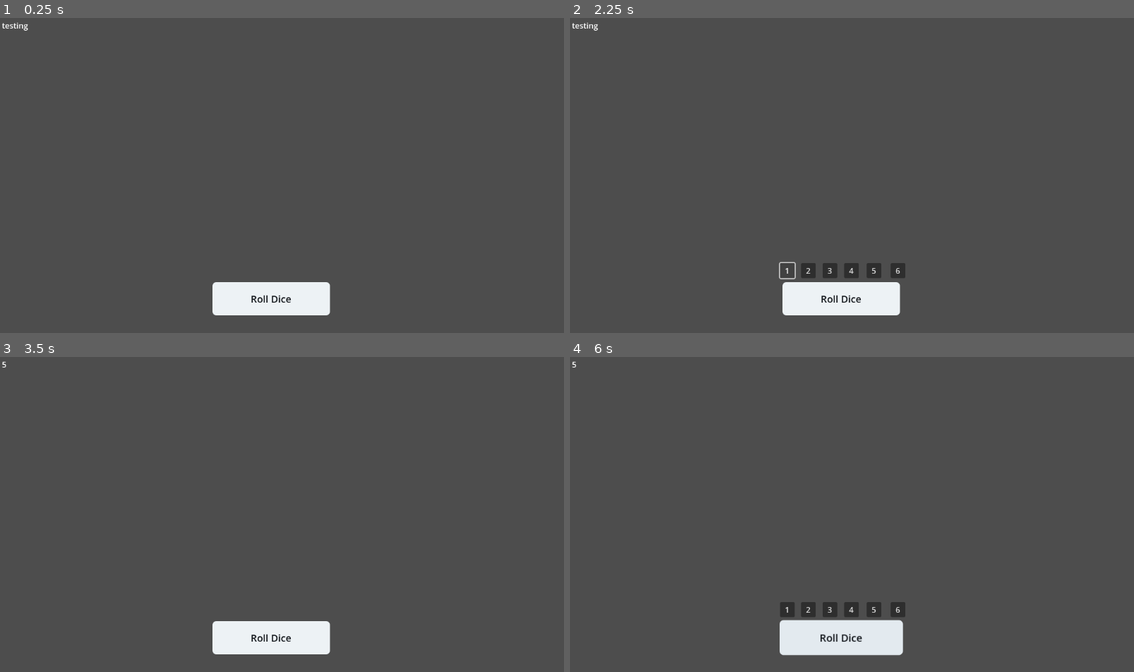
Above: before the commit, frames 1-4 (two rows, left to right).
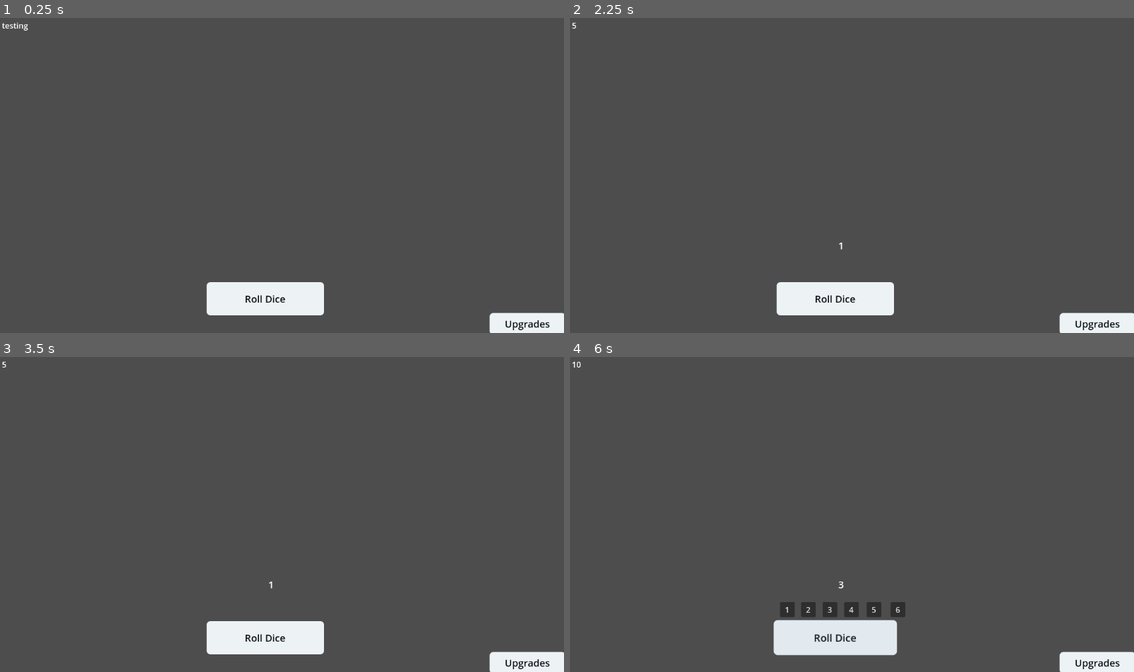
Above: after the commit, the same moments.

Repository: BigPurplePig/testing
Game: Godot game, scene res://node_2d.tscn
The game is run twice, just before and just after one commit, with the same random seed, the same clock (stepped at 60 frames per second) and the same inputs.
Inputs (mouse positions are in pixels of both pictures, inside the frame that each line leads up to):
- Up to frame 1 (0.25 s): no input
- Up to frame 2 (2.25 s): click "Roll Dice" at 0.5 s; click (1100, 323) at 1.25 s, where only the run after the commit has a clickable "Upgrades"; click "1" at 2 s
- Up to frame 3 (3.5 s): click (236, 609) at 2.75 s, where only the run before the commit has a clickable "2"
- Up to frame 4 (6 s): click "Roll Dice" at 3.5 s; click "3" at 4.25 s; click (1100, 662) at 5 s, where only the run after the commit has a clickable "Upgrades"; click "Roll Dice" at 5.75 s

The runs differ from the first frame. In frame 1, 1.2% of the frame differs, in the area x 36-100%, y 83-100%; in frame 2, 1.9%, in the area x 0-100%, y 1-100%; in frame 3, 1.2%; in frame 4, 1.3%.
Error before the commit: Error setting property 'text' with value of type int. (res://amount.gd:25)

Commit message:
fixed button

Diff:
--- a/amount.gd
+++ b/amount.gd
@@ -22,4 +22,4 @@
 	for i in range(len(DiceOptions.choice)):
 		if DiceOptions.choice[i] == label.user_rolls[i]:
 			money += correct_money*multiplier
-			text = money
+			text = str(money)
--- a/dice_options.gd
+++ b/dice_options.gd
@@ -3,7 +3,7 @@
 #choice detects which choice the user has made
 var choice = []
 
-var num_die = 2
+var num_die = 1
 var choice_count = 0
 var label
 var amount
--- a/label.gd
+++ b/label.gd
@@ -11,7 +11,12 @@
 
 func roll_number():
 	var times = DiceOptions.num_die
-	var text_To_Display = ""
+	var display_text
 	for i in range(times):
-		var roll1 = randi_range(1, 6)
-		user_rolls.append(roll1)
+		var roll = randi_range(1, 6)
+		user_rolls.append(roll)
+		if i == 0:
+			display_text = str(roll)
+		else:
+			display_text += "   " + str(roll)
+	text = display_text
--- a/node_2d.tscn
+++ b/node_2d.tscn
@@ -30,10 +30,28 @@
 
 [node name="Node2D" type="Node2D"]
 
+[node name="Upgrades" type="Button" parent="."]
+offset_left = 1000.0
+offset_top = 607.0
+offset_right = 1155.0
+offset_bottom = 651.0
+theme_type_variation = &"FlatButton"
+theme_override_colors/font_hover_pressed_color = Color(0.0627451, 0.0784314, 0.0980392, 1)
+theme_override_colors/font_hover_color = Color(0.0627451, 0.0784314, 0.0980392, 1)
+theme_override_colors/font_pressed_color = Color(0.0627451, 0.0784314, 0.0980392, 1)
+theme_override_colors/font_focus_color = Color(0.0627451, 0.0784314, 0.0980392, 1)
+theme_override_colors/font_color = Color(0.0627451, 0.0784314, 0.0980392, 1)
+theme_override_font_sizes/font_size = 20
+theme_override_styles/focus = SubResource("StyleBoxEmpty_ltgbn")
+theme_override_styles/hover = SubResource("StyleBoxFlat_x5avk")
+theme_override_styles/pressed = SubResource("StyleBoxFlat_sf1v6")
+theme_override_styles/normal = SubResource("StyleBoxFlat_54jyw")
+text = "Upgrades"
+
 [node name="Button" type="Button" parent="."]
-offset_left = 434.0
+offset_left = 422.0
 offset_top = 544.0
-offset_right = 674.0
+offset_right = 662.0
 offset_bottom = 612.0
 theme_type_variation = &"FlatButton"
 theme_override_colors/font_hover_pressed_color = Color(0.0627451, 0.0784314, 0.0980392, 1)
--- /dev/null
+++ b/shop.tscn
@@ -0,0 +1,3 @@
+[gd_scene format=3 uid="uid://7s2hj0hvpeq1"]
+
+[node name="Shop" type="Node2D"]
